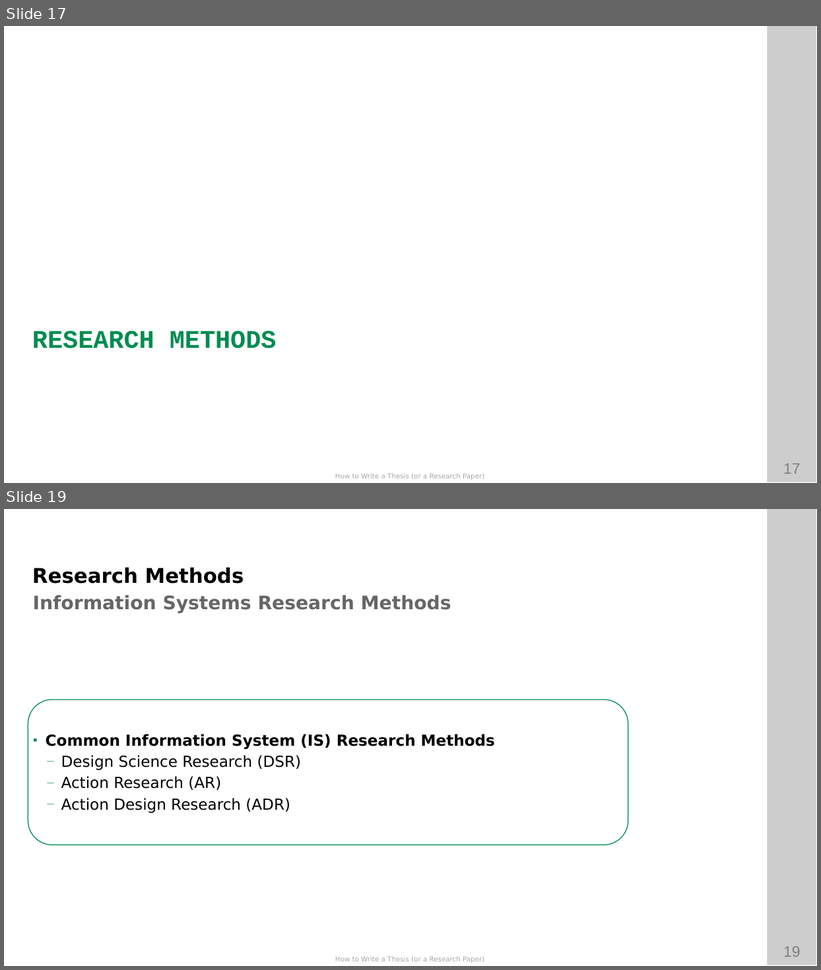
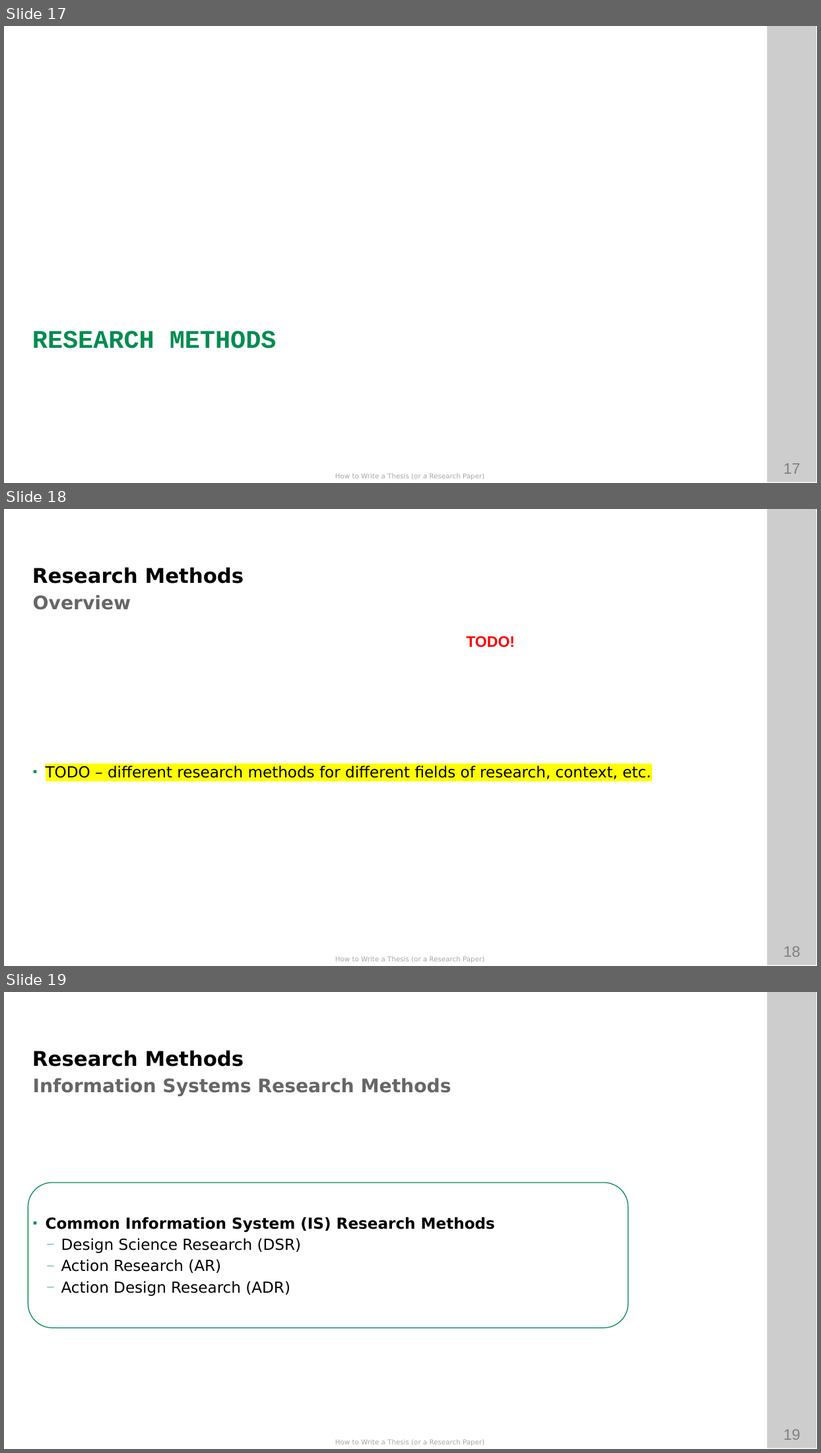
Before and after one commit to ETCE-LAB/How-To-Write-A-Paper-Thesis, a slide deck: How-to-Write-A-Paper-Thesis.pptx. Shown one above the other, each under a label of ours: slides 17 and 19 before the commit, slides 17, 18 and 19 after it; the slides between them are not shown. The pictures are 821x970 and 821x1453 pixels, drawn with LibreOffice and Linux fonts; fonts in the diff are those of the drawing; background and template pictures are left out. Boxes give left, top, right and bottom in pixels: in the first picture for what was removed or moved away, otherwise in the second. Text is boxed around its words. In the diff, an @@ line names an element or a change of style, - is before the commit and + after.

```diff
--- a/How-to-Write-A-Paper-Thesis.pptx
+++ b/How-to-Write-A-Paper-Thesis.pptx
@@ slide 18 added at box(4, 509, 817, 966), background #FFFFFF; not listed: 4 template elements that a slide beside it also shows @@
@@ text added at box(32, 567, 244, 584), 24 pt, text #000000, bold @@
+Research Methods
@@ text added at box(33, 595, 131, 610), 22 pt, text #666666, bold @@
+Overview
@@ text added at box(466, 636, 515, 648), 18 pt, text #FF0000, bold @@
+TODO!
@@ text added at box(46, 766, 651, 780), 18 pt, text #000000 @@
+▪ TODO – different research methods for different fields of research, context, etc.
```
Also in this commit, not shown: 12 slides changed, 5 other slides added, 2 slides removed, 3 other files.
